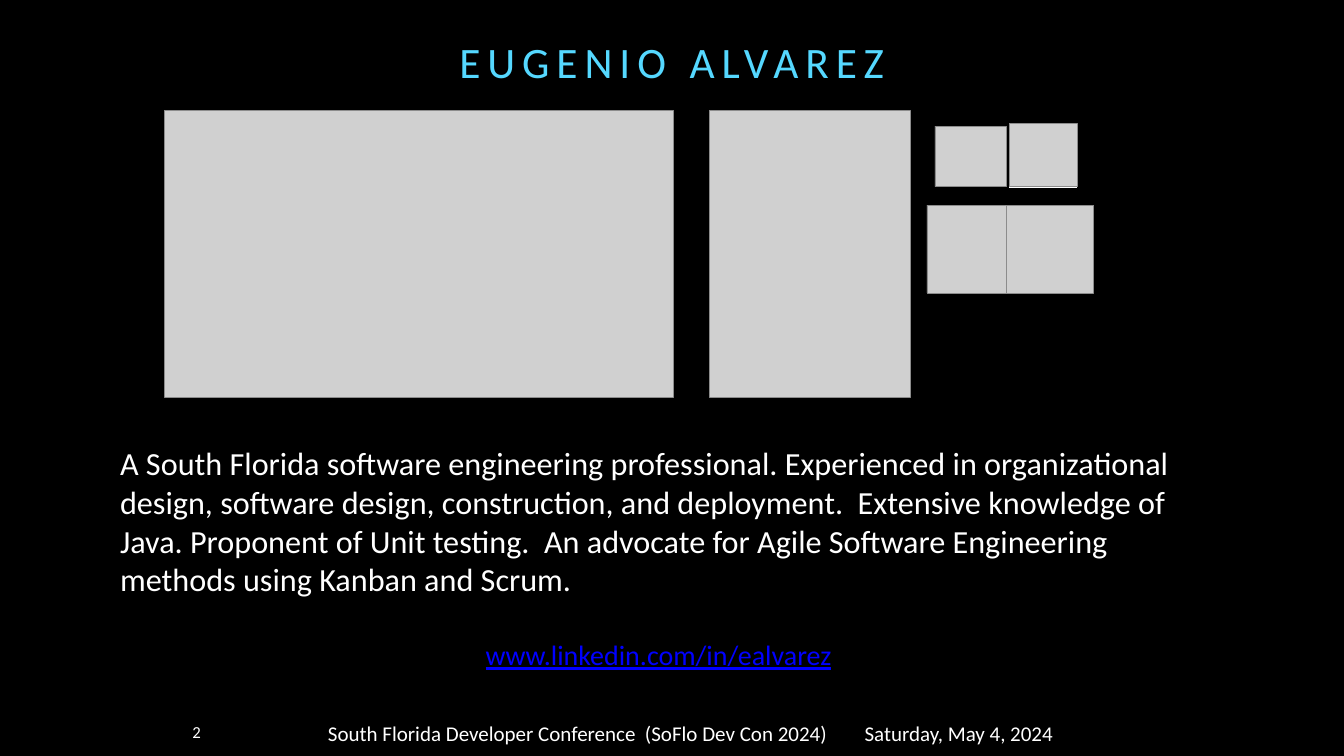
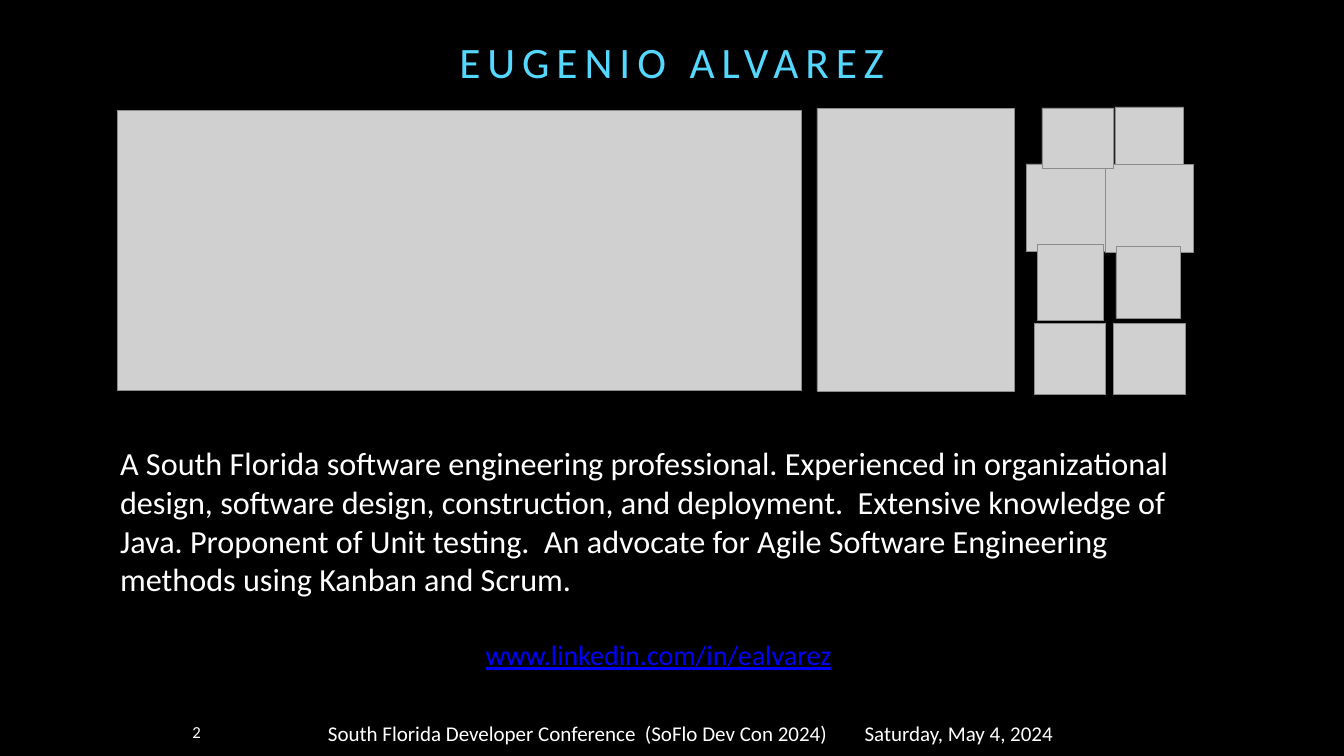
Before and after one commit to alvareze/presentations, a slide deck: slide 2 of 2024-SoFloDevCon/2024-05-04-Software-Composition_Analysis.pptx. Drawn at 1344x756 pixels with LibreOffice and Linux fonts; fonts in the diff are those of the drawing; grey boxes stand for pictures. Boxes give left, top, right and bottom in pixels: in the first picture for what was removed or moved away, otherwise in the second. Text is boxed around its words. In the diff, an @@ line names an element or a change of style, - is before the commit and + after.

```diff
--- a/2024-SoFloDevCon/2024-05-04-Software-Composition_Analysis.pptx
+++ b/2024-SoFloDevCon/2024-05-04-Software-Composition_Analysis.pptx
@@ picture: place and size @@
-picture at [164, 110, 673, 397]
+picture at [117, 110, 801, 391]
@@ picture: place and size @@
-picture at [710, 110, 910, 397]
+picture at [817, 108, 1014, 391]
@@ picture: place and size @@
-picture at [935, 126, 1006, 186]
+picture at [1042, 108, 1113, 168]
@@ picture: place and size @@
-picture at [1009, 123, 1077, 186]
+picture at [1115, 107, 1183, 169]
@@ rectangle: place and size @@
-rectangle at [1009, 125, 1077, 188]
+rectangle at [1115, 107, 1183, 170]
@@ picture: place and size @@
-picture at [927, 205, 1014, 293]
+picture at [1026, 164, 1114, 251]
@@ picture: place and size @@
-picture at [1006, 205, 1094, 293]
+picture at [1105, 164, 1193, 252]
@@ picture added at [1037, 244, 1103, 320] @@
@@ picture added at [1116, 246, 1180, 318] @@
@@ picture added at [1034, 323, 1106, 395] @@
@@ picture added at [1114, 323, 1185, 395] @@
```
Also in this commit, not shown: 3 other slides changed, 2 other files.
